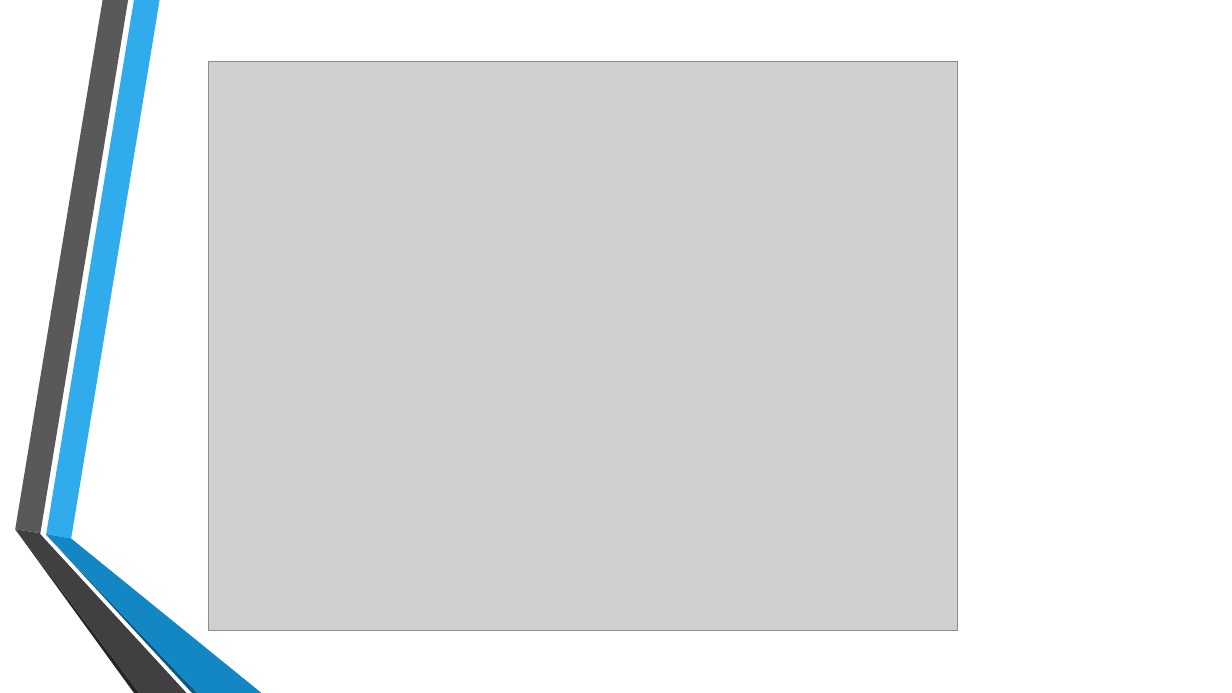
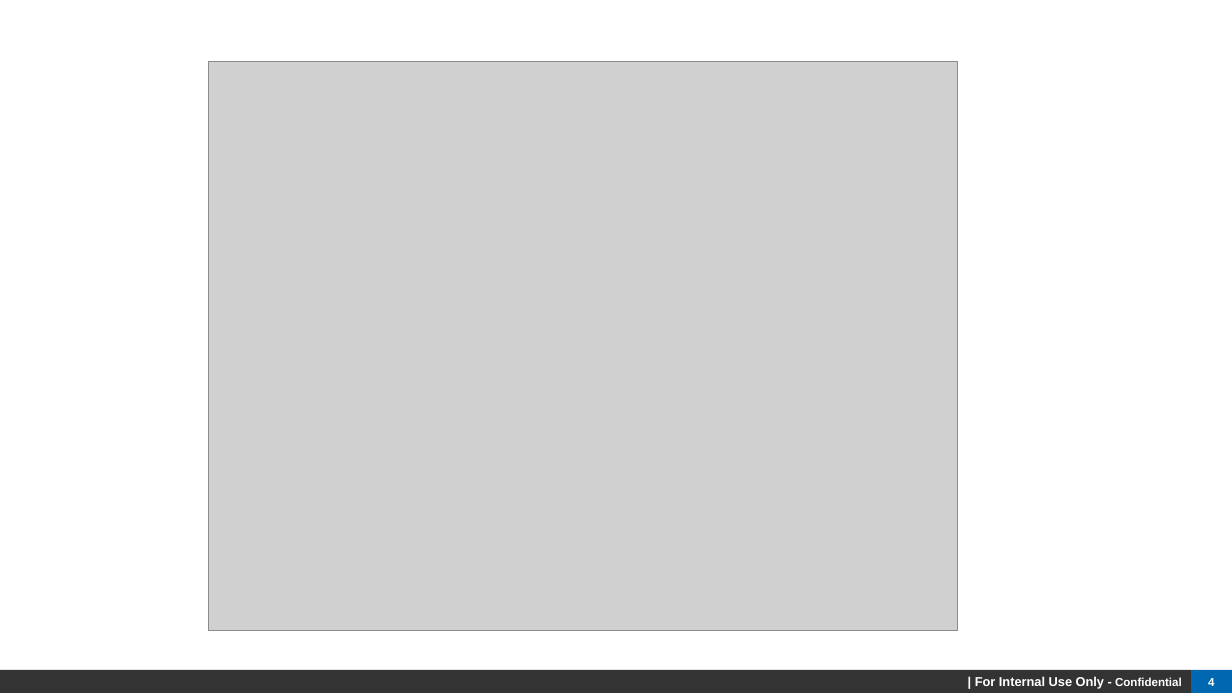
Before and after one commit to maxchen1220/Project, a slide deck: slide 4 of Supplier Scorecard Project Review.pptx. Drawn at 1232x693 pixels with LibreOffice and Linux fonts; fonts in the diff are those of the drawing; grey boxes stand for pictures; background and template pictures are left out. Boxes give left, top, right and bottom in pixels: in the first picture for what was removed or moved away, otherwise in the second. Text is boxed around its words. In the diff, an @@ line names an element or a change of style, - is before the commit and + after.

```diff
--- a/Supplier Scorecard Project Review.pptx
+++ b/Supplier Scorecard Project Review.pptx
@@ group removed at (x1=15, y1=0, x2=262, y2=693): 6 freeform shapes @@
@@ rectangle added at (x1=0, y1=670, x2=1191, y2=693), fill #333333, 10 pt, text #FFFFFF, bold @@
+| For Internal Use Only - Confidential
@@ page number added at (x1=1191, y1=670, x2=1232, y2=693), fill #0067B1, 9 pt, text #FFFFFF, bold @@
+4
```
Also in this commit, not shown: 12 other slides changed, 6 slides added, 1 slide removed.
